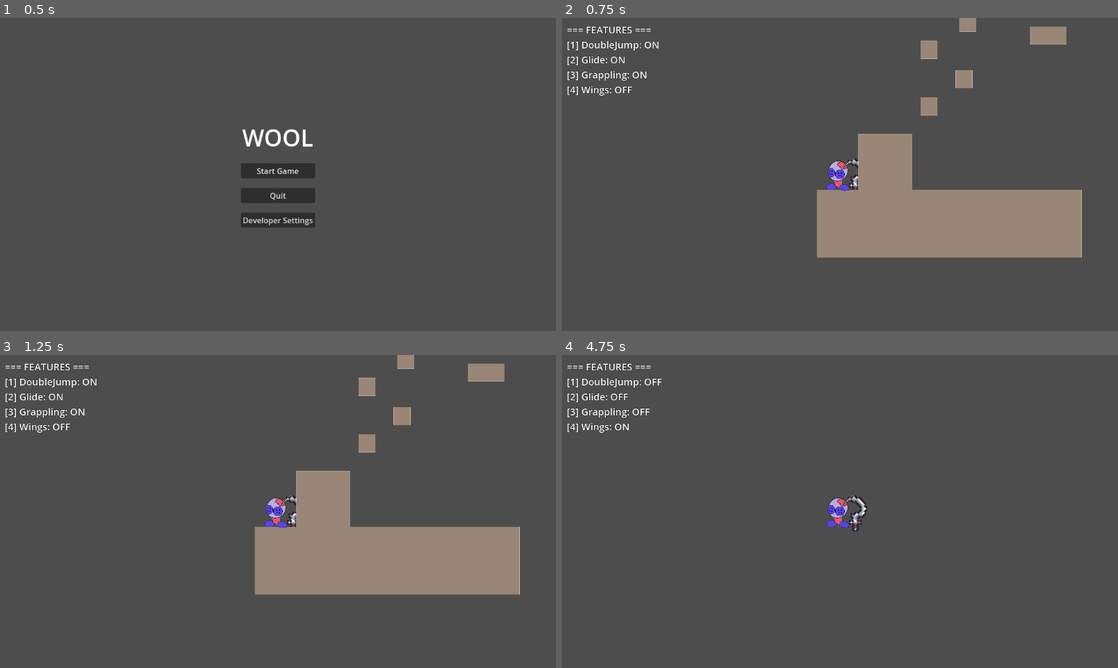
Above: before the commit, frames 1-4 (two rows, left to right).
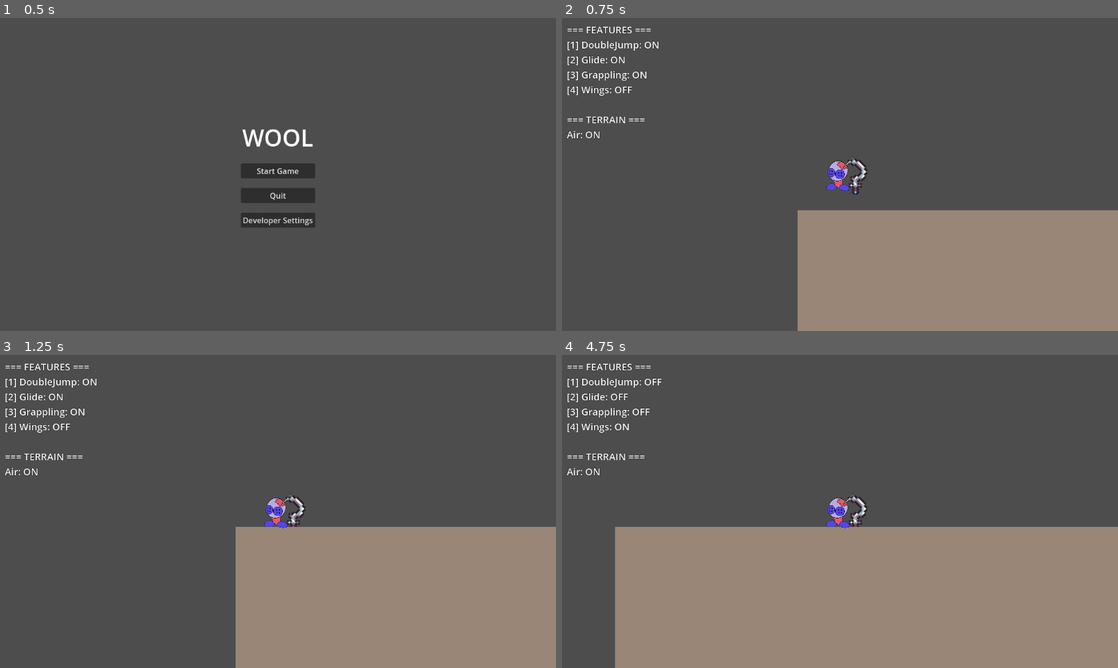
Above: after the commit, the same moments.

Repository: EliasSteffen/Wool
Game: Godot game, scene res://scenes/ui/main_menu.tscn
Same seed, same stepped clock (60 frames per second), same inputs: the game is played once before the commit and once after it.
Inputs:
- Up to frame 1 (0.5 s): no input
- Up to frame 2 (0.75 s): click "Start Game" at 0.5 s
- Up to frame 3 (1.25 s): no input
- Up to frame 4 (4.75 s): tap Enter at 1.25 s; hold Right (move_right) 1.28-2.78 s; tap E (grapple) at 1.35 s; tap Space (jump) at 1.52, 2.27, 3.77, 4.52 s; tap 1 at 2.1 s; hold A (move_left) 2.78-3.53 s; tap 2 at 2.85 s; hold Right (move_right) from 3.53 s (still down); tap 3 at 3.6 s; tap 4 at 4.35 s

Frame 1 is identical in both runs. In frame 2, 21% of the frame differs, in the area x 0-100%, y 0-100%; in frame 3, 19%; in frame 4, 41%, in the area x 0-100%, y 31-100%.

Commit message:
feat: Aktualisiere Spieler- und Terrain-Logik für verbesserte Interaktionen und füge Unterwasserzone hinzu

Diff:
--- a/scenes/characters/players/wool.tscn
+++ b/scenes/characters/players/wool.tscn
@@ -27,22 +27,22 @@
 scale = Vector2(0.025420342, 0.02542034)
 texture = ExtResource("2_wtfnr")
 
-[node name="GrapplingFeature" type="Node" parent="Features" index="0"]
+[node name="GrapplingFeature" type="Node2D" parent="Features" index="0"]
 script = ExtResource("4_grappling")
 
-[node name="PushFeature" type="Node" parent="Features" index="1"]
+[node name="PushFeature" type="Node2D" parent="Features" index="1"]
 script = ExtResource("5_push")
 
-[node name="DoubleJumpFeature" type="Node" parent="Features" index="2"]
+[node name="DoubleJumpFeature" type="Node2D" parent="Features" index="2"]
 script = ExtResource("6_double_jump")
 max_air_jumps = 1
 air_jump_power_multiplier = 0.9
 
-[node name="GlideFeature" type="Node" parent="Features" index="3"]
+[node name="GlideFeature" type="Node2D" parent="Features" index="3"]
 script = ExtResource("7_glide")
 glide_fall_multiplier = 0.3
 
-[node name="WingsFeature" type="Node" parent="Features" index="4"]
+[node name="WingsFeature" type="Node2D" parent="Features" index="4"]
 script = ExtResource("8_wings")
 enabled = false
 jump_boost_multiplier = 1.5
--- a/scenes/levels/level_1.tscn
+++ b/scenes/levels/level_1.tscn
@@ -1,8 +1,9 @@
-[gd_scene load_steps=4 format=3 uid="uid://dys6tb5xur5kw"]
+[gd_scene load_steps=5 format=3 uid="uid://dys6tb5xur5kw"]
 
 [ext_resource type="Script" uid="uid://2t0xhsio7d8e" path="res://scripts/levels/base_level.gd" id="1_script"]
 [ext_resource type="Texture2D" uid="uid://c3oyx31vjvh0e" path="res://assets/maps/2d-map-1.png" id="2_nsrm0"]
 [ext_resource type="PackedScene" uid="uid://b6ta6xfdcfr3h" path="res://scenes/characters/players/wool.tscn" id="2_wool"]
+[ext_resource type="PackedScene" path="res://scenes/terrain/underwater_zone.tscn" id="4_x42e6"]
 
 [node name="Level1" type="Node2D"]
 script = ExtResource("1_script")
@@ -116,4 +117,12 @@
 position = Vector2(96, 424)
 
 [node name="Player" parent="." instance=ExtResource("2_wool")]
-position = Vector2(48, 896)
+position = Vector2(88, -88)
+
+[node name="UnderwaterZone" parent="." instance=ExtResource("4_x42e6")]
+position = Vector2(672, -32)
+
+[node name="CollisionShape2D" parent="UnderwaterZone/DetectionArea" index="0"]
+position = Vector2(152, -82)
+
+[editable path="UnderwaterZone"]
--- /dev/null
+++ b/scenes/terrain/underwater_zone.tscn
@@ -0,0 +1,17 @@
+[gd_scene load_steps=3 format=3]
+
+[ext_resource type="Script" path="res://scripts/terrain/underwater_terrain.gd" id="1_script"]
+
+[sub_resource type="RectangleShape2D" id="RectangleShape2D_1"]
+size = Vector2(200, 200)
+
+[node name="UnderwaterZone" type="Node2D"]
+script = ExtResource("1_script")
+
+[node name="DetectionArea" type="Area2D" parent="."]
+collision_layer = 0
+collision_mask = 1
+
+[node name="CollisionShape2D" type="CollisionShape2D" parent="DetectionArea"]
+shape = SubResource("RectangleShape2D_1")
+debug_color = Color(0, 0.6, 0.7, 0.42)
--- a/scripts/base/physics_changer.gd
+++ b/scripts/base/physics_changer.gd
@@ -6,14 +6,14 @@
 ## The Character iterates over all PhysicsChangers and calls get_movement_factor()
 ## to calculate the final physics vector for movement.
 class_name PhysicsChanger
-extends Node
+extends Node2D
 
 ## Virtual method - MUST be overridden by child classes
 ## Returns a Vector2 that modifies the character's movement
 ## @param delta: The physics delta time
 ## @param character_position: The current position of the character
 ## @return Vector2: The movement factor to apply
-func get_movement_factor(delta: float, character_position: Vector2) -> Vector2:
+func get_movement_factor(_delta: float, _character_position: Vector2) -> Vector2:
 	push_error("PhysicsChanger.get_movement_factor() must be overridden in child class: " + get_script().resource_path)
 	return Vector2.ZERO
 
--- a/scripts/characters/base_character.gd
+++ b/scripts/characters/base_character.gd
@@ -37,6 +37,7 @@
 var _features: Array[Feature] = []
 var _physics_changers: Array[PhysicsChanger] = []
 var _default_air_terrain: AirTerrain = null  # Default terrain for air resistance
+var _active_terrains: Array[Terrain] = [] # Stack of active terrains
 
 # === ONREADY VARIABLES ===
 @onready var skin: BodySkin = $Skin if has_node("Skin") else null
@@ -147,6 +148,23 @@
 	_on_interaction_lost(interaction)
 	interaction_lost.emit(interaction)
 
+## Called by Terrain when character enters
+func enter_terrain(terrain: Terrain) -> void:
+	if terrain not in _active_terrains:
+		_active_terrains.append(terrain)
+		_update_current_terrain()
+
+## Called by Terrain when character exits
+func exit_terrain(terrain: Terrain) -> void:
+	_active_terrains.erase(terrain)
+	_update_current_terrain()
+
+func _update_current_terrain() -> void:
+	if _active_terrains.is_empty():
+		set_current_terrain(_default_air_terrain)
+	else:
+		set_current_terrain(_active_terrains.back())
+
 ## Set current terrain
 func set_current_terrain(terrain: Terrain) -> void:
 	if current_terrain == terrain:
--- a/scripts/characters/base_player.gd
+++ b/scripts/characters/base_player.gd
@@ -349,4 +349,8 @@
 	else:
 		text += "[4] NOT FOUND\n"
 
+	# Terrain
+	text += "\n=== TERRAIN ===\n"
+	text += "%s: ON" % current_terrain.terrain_name
+
 	_debug_label.text = text
--- a/scripts/terrain/terrain.gd
+++ b/scripts/terrain/terrain.gd
@@ -19,16 +19,28 @@
 # === PRIVATE VARIABLES ===
 var _characters_in_terrain: Array[CharacterBody2D] = []
 
-# === ONREADY VARIABLES ===
-@onready var detection_area: Area2D = $DetectionArea if has_node("DetectionArea") else null
+# === PUBLIC VARIABLES ===
+var detection_area: Area2D
 
 # === BUILT-IN METHODS ===
 func _ready() -> void:
+	detection_area = _find_detection_area()
+
 	if detection_area:
 		detection_area.body_entered.connect(_on_body_entered)
 		detection_area.body_exited.connect(_on_body_exited)
 	else:
 		push_warning("Terrain '%s' has no DetectionArea child node!" % terrain_name)
+
+func _find_detection_area() -> Area2D:
+	if has_node("DetectionArea"):
+		return $DetectionArea
+
+	for child in get_children():
+		if child is Area2D:
+			return child
+
+	return null
 
 # === PUBLIC METHODS ===
 
@@ -53,7 +65,7 @@
 	return _calculate_terrain_effect(delta, character_position)
 
 ## Override this in child classes to implement terrain-specific physics
-func _calculate_terrain_effect(delta: float, character_position: Vector2) -> Vector2:
+func _calculate_terrain_effect(_delta: float, _character_position: Vector2) -> Vector2:
 	push_error("Terrain._calculate_terrain_effect() must be overridden in: " + terrain_name)
 	return Vector2.ZERO
 
@@ -88,8 +100,14 @@
 		_on_character_entered(body)
 		character_entered.emit(body)
 
+		if body.has_method("enter_terrain"):
+			body.enter_terrain(self)
+
 func _on_body_exited(body: Node2D) -> void:
 	if body is CharacterBody2D:
 		_characters_in_terrain.erase(body)
 		_on_character_exited(body)
 		character_exited.emit(body)
+
+		if body.has_method("exit_terrain"):
+			body.exit_terrain(self)
